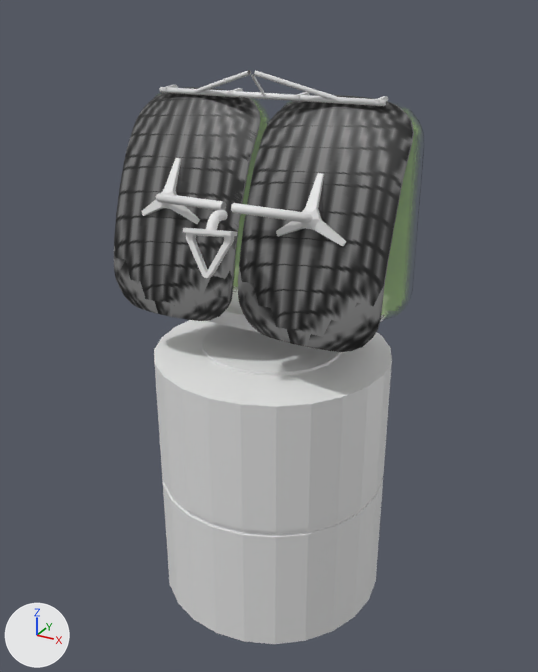
The Blender file HS-312/comstar_antenna.blend: old version first, new version second.
Before and after are seen from a camera (50 mm lens) standing at (3.27, -6.03, 5.88) and looking at (-0.03, -0.02, 2.87). Lighting does not change. The marker at lower left points along +X, +Y and +Z.
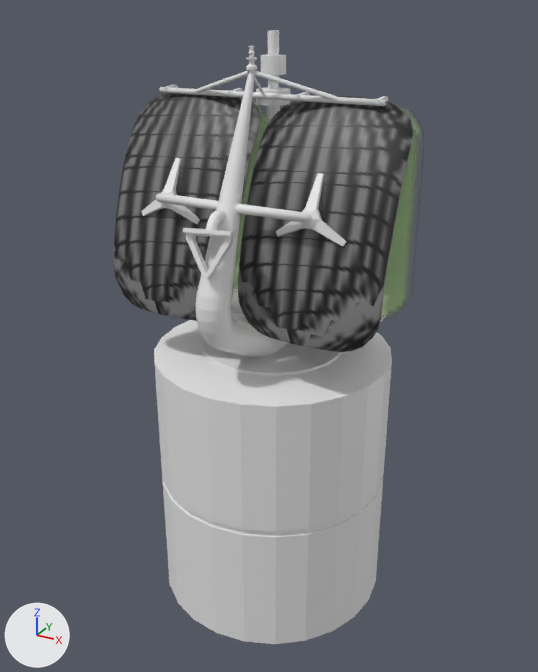
Boxes [x1, y1, x2, y2] around the edits, measured in the pictures (538 x 672 px):
'Cylinder.001', shown: after [196, 46, 284, 357]
'Cylinder', shown: after [256, 30, 290, 345]

Diff of the bpy script that builds the scene:
```diff
--- a/HS-312/comstar_antenna.blend.py
+++ b/HS-312/comstar_antenna.blend.py
@@ ob_cylinder @@
 ob_cylinder.scale = (0.157, 0.157, 0.157)
-ob_cylinder.hide_set(True)
@@ ob_cylinder_001 @@
 ob_cylinder_001.scale = (0.149, 0.149, 0.149)
-ob_cylinder_001.hide_set(True)
```
